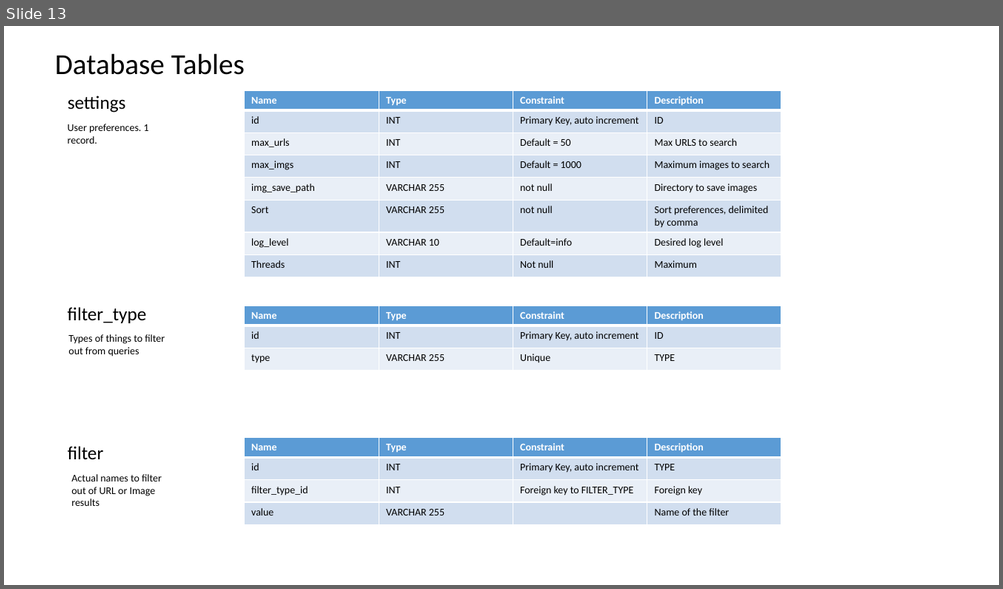
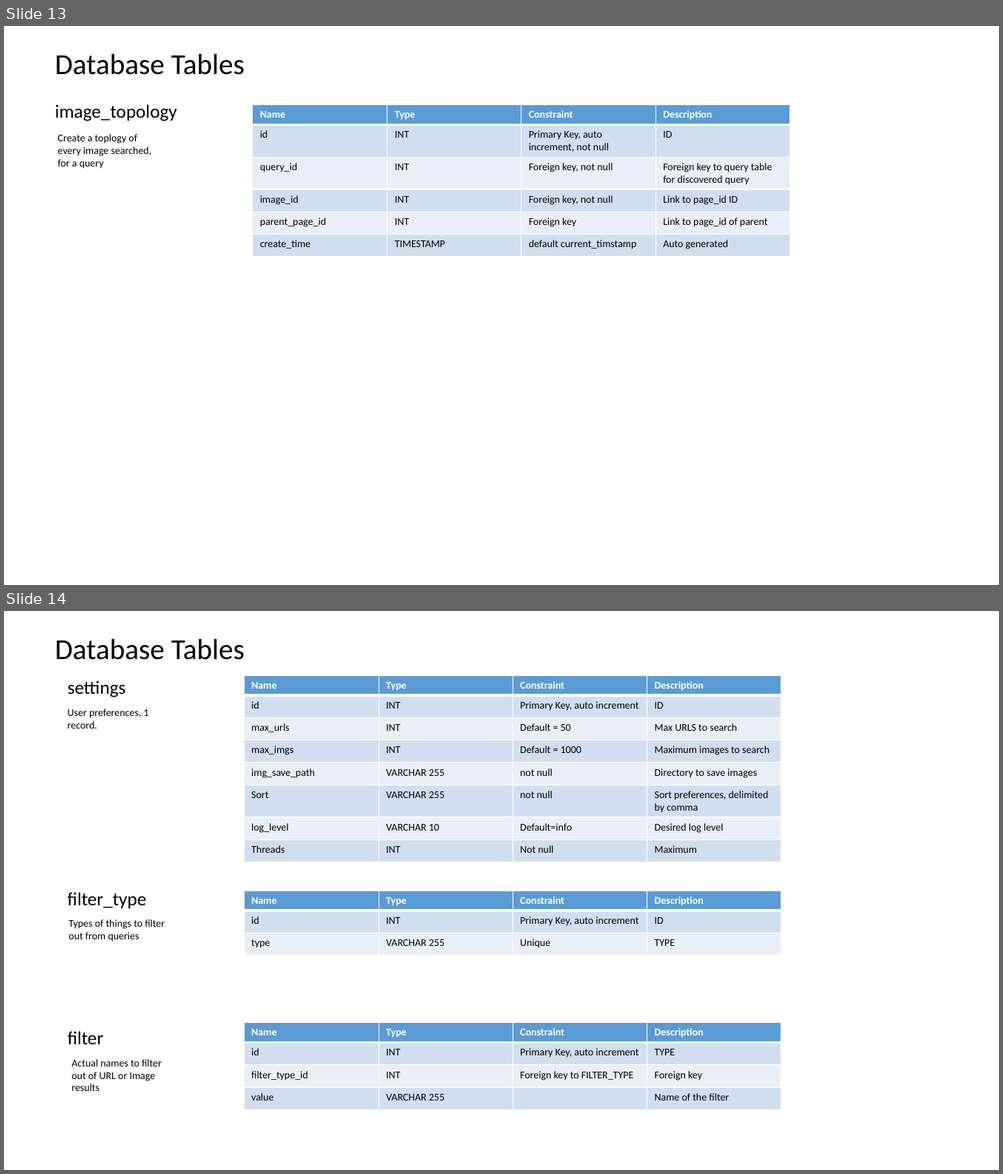
Before and after one commit to datim/squid, a slide deck: docs/design.pptx. Shown one above the other, each under a label of ours: slide 13 before the commit, slides 13 and 14 after it. The pictures are 1003x589 and 1003x1174 pixels, drawn with LibreOffice and Linux fonts; fonts in the diff are those of the drawing. Boxes give left, top, right and bottom in pixels: in the first picture for what was removed or moved away, otherwise in the second. Text is boxed around its words. In the diff, an @@ line names an element or a change of style, - is before the commit and + after.

Commit message:
Add search for images, job status management checks and APIIs, and query management APIs

```diff
--- a/docs/design.pptx
+++ b/docs/design.pptx
@@ slide 13 added at (4, 26, 999, 585), background #FFFFFF @@
@@ text added at (55, 53, 244, 75), 28 pt, text #000000 @@
+Database Tables
@@ text added at (55, 104, 177, 121), 18 pt, text #000000 @@
+image_topology
@@ table added at (253, 105, 791, 258), 6 rows, 4 columns @@
+Name | Type | Constraint | Description
+id | INT | Primary Key, auto increment, not null | ID
+query_id | INT | Foreign key, not null | Foreign key to query table for discovered query
+image_id | INT | Foreign key, not null | Link to page_id ID
+parent_page_id | INT | Foreign key | Link to page_id of parent
+create_time | TIMESTAMP | default current_timstamp | Auto generated
@@ text added at (58, 134, 152, 169), 10 pt, text #000000 @@
+Create a toplogy of every image searched, for a query
@@ what was slide 13 is now slide 14 @@
```
Also in this commit, not shown: 9 slides changed, 3 other slides added, 31 other files.
